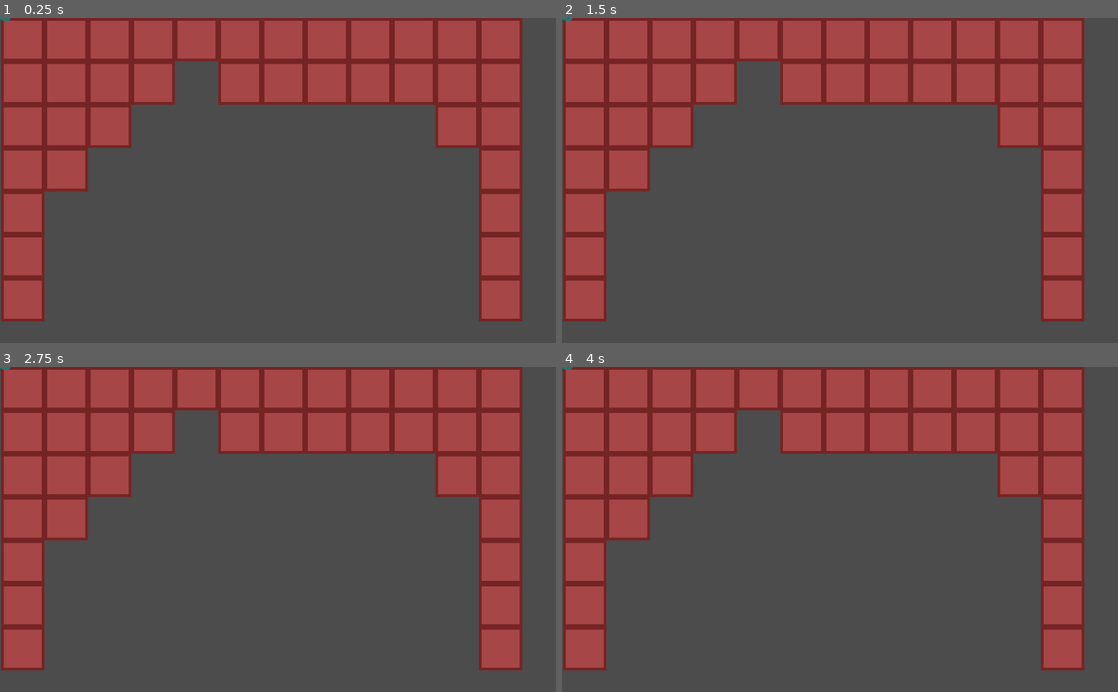
Above: before the commit, frames 1-4 (two rows, left to right).
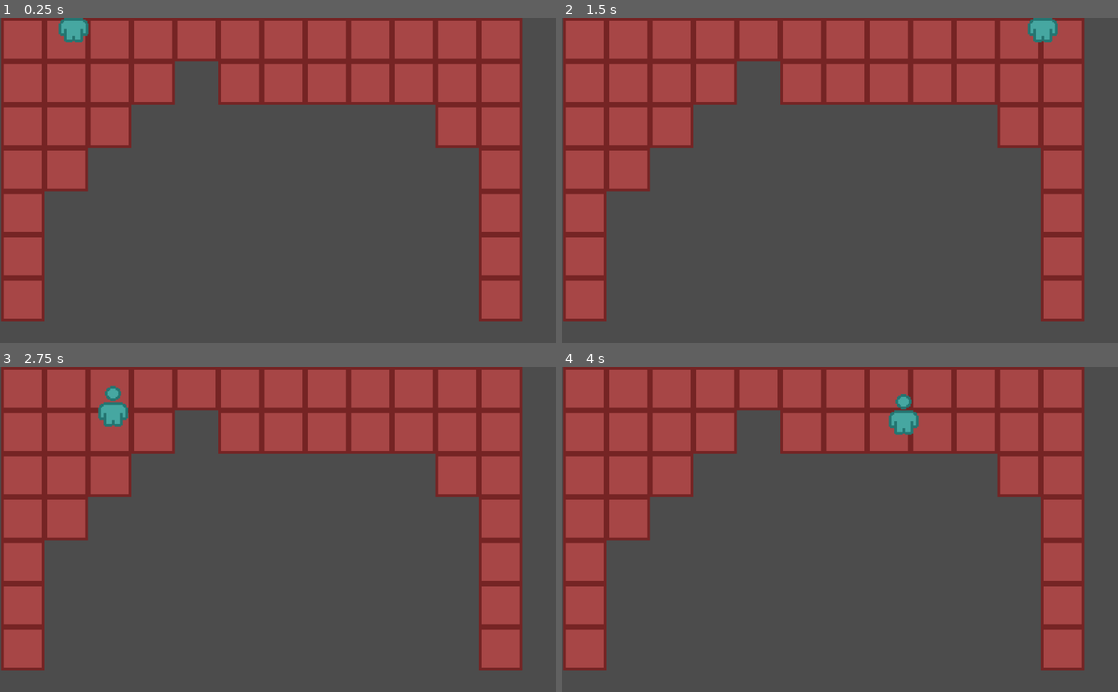
Above: after the commit, the same moments.

Repository: SomeSortOfSam/Metahedron
Game: Godot game, scene res://Maps/TestMap.tscn
Same seed, same stepped clock (60 frames per second), same inputs: the game is played once before the commit and once after it.
Inputs:
- Up to frame 1 (0.25 s): no input
- Up to frame 2 (1.5 s): no input
- Up to frame 3 (2.75 s): no input
- Up to frame 4 (4 s): no input

The runs differ from the first frame. In frame 1, 0.4% of the frame differs, in the area x 0-16%, y 0-8%; in frame 2, 0.4%; in frame 3, 0.5%, in the area x 0-24%, y 0-19%; in frame 4, 0.5%.

Commit message:
Tilemap Converter Fix

Diff:
--- a/Characters/Character.gd
+++ b/Characters/Character.gd
@@ -57,6 +57,7 @@
 		emit_signal("walk_finished")
 
 func walk_along(path: PoolVector2Array) -> void:
+	print(path)
 	if path.empty():
 		return
 
--- a/Maps/Map.gd
+++ b/Maps/Map.gd
@@ -5,10 +5,8 @@
 export var size : Vector2
 export var cell_size : Vector2
 
-var _half_cell_size = cell_size / 2
-
 func map_to_world_space(map_point : Vector2) -> Vector2 :
-	return map_point * cell_size + _half_cell_size
+	return map_point * cell_size + (cell_size/2)
 
 func world_to_map_space(world_point : Vector2) -> Vector2 :
 	return (world_point / cell_size).floor()
--- a/Maps/TileMapConverter.gd
+++ b/Maps/TileMapConverter.gd
@@ -6,9 +6,9 @@
 onready var _character : Character = $Character
 
 func _ready():
-	map.size = _tile_map.get_used_rect().size / _tile_map.cell_size
-	map.cell_size = _tile_map.cell_size
+	map.cell_size = _tile_map.cell_size * _tile_map.scale
+	map.size = _tile_map.get_used_rect().size
 	var array : PoolVector2Array = []
 	for cell in _tile_map.get_used_cells():
-		array.append(map.world_to_map_space(cell))
+		array.append(cell)
 	_character.walk_along(array)
